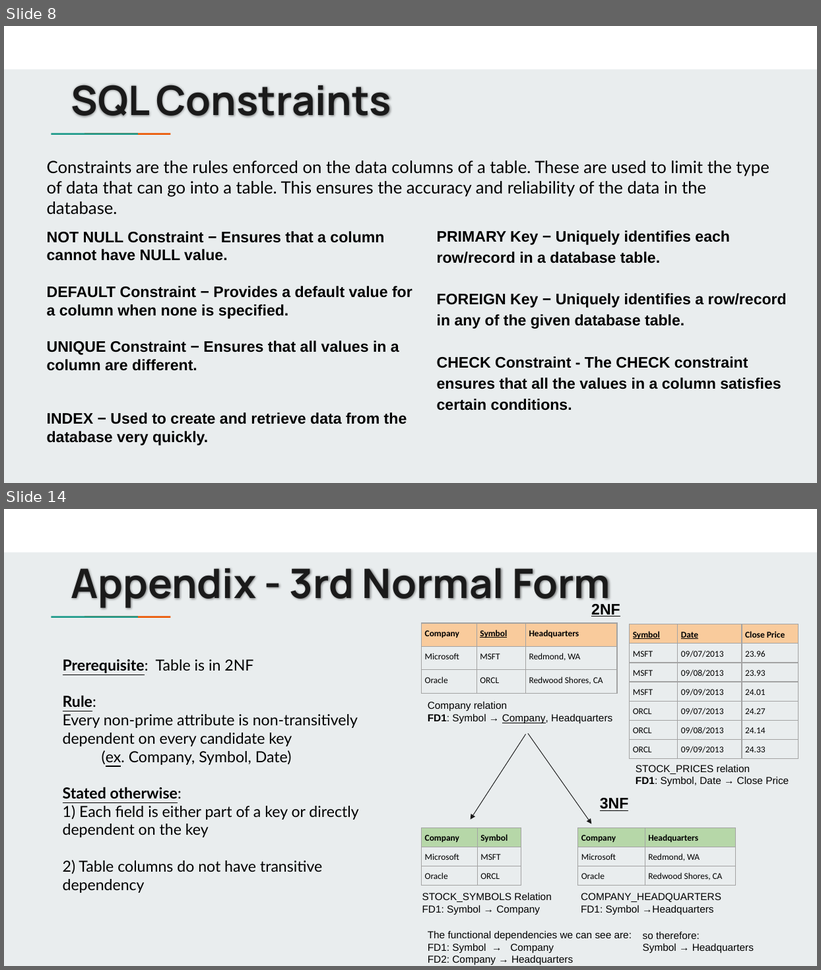
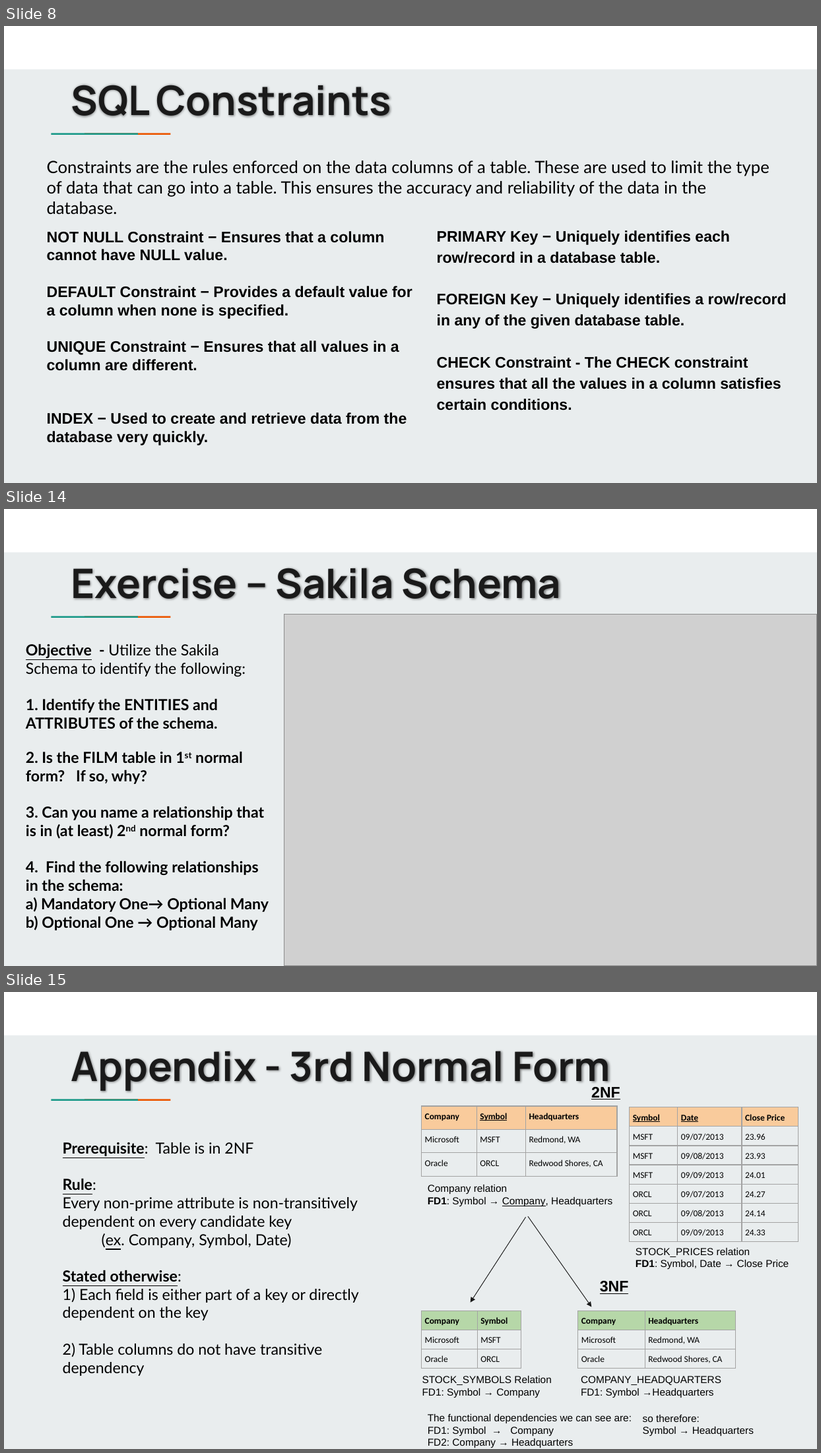
Before and after one commit to jbergmann56/OSDA-DataManipulationAndManagement, a slide deck: Lectures/(6) Structuring & Modeling Data.pptx. Shown one above the other, each under a label of ours: slides 8 and 14 before the commit, slides 8, 14 and 15 after it; the slides between them are not shown. The pictures are 821x970 and 821x1453 pixels, drawn with LibreOffice and Linux fonts; fonts in the diff are those of the drawing; grey boxes stand for pictures. Boxes give left, top, right and bottom in pixels: in the first picture for what was removed or moved away, otherwise in the second. Text is boxed around its words. In the diff, an @@ line names an element or a change of style, - is before the commit and + after.

```diff
--- a/Lectures/(6) Structuring & Modeling Data.pptx
+++ b/Lectures/(6) Structuring & Modeling Data.pptx
@@ slide 14 added at (4, 509, 817, 966), background #E9EDEE; not listed: 3 template elements that a slide beside it also shows @@
@@ title added at (71, 568, 561, 599), 48 pt, text #1A1A1A, bold @@
+Exercise – Sakila Schema
@@ picture added at (284, 615, 817, 966) @@
@@ text added at (26, 644, 269, 931), 18 pt, text #000000, bold @@
+Objective - Utilize the Sakila Schema to identify the following:
+1. Identify the ENTITIES and ATTRIBUTES of the schema.
+2. Is the FILM table in 1st normal form? If so, why?
+3. Can you name a relationship that is in (at least) 2nd normal form?
+4. Find the following relationships in the schema:
+a) Mandatory One→ Optional Many
+b) Optional One → Optional Many
@@ what was slide 14 is now slide 15 @@
```
Also in this commit, not shown: 7 slides changed, 8 other files.
